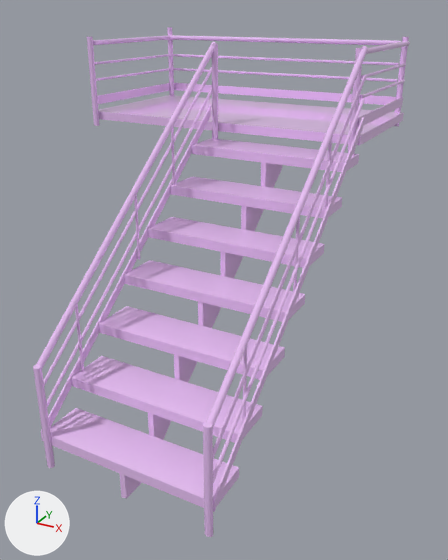
Before and after pictures for a commit that changed the FBX model Assets/1__3DArt/KimSe/Chpater_1/Ev_Company/5.exit/Ev_company_exit_stail001.fbx.
Both versions are drawn from a 50 mm lens placed at (2.06, -1.83, 2.19), pointed at (0.32, 1.35, 0.6). Arrows for +X, +Y and +Z are at lower left; the lights stay in place. Where no turn or scale is listed for an object, it has been applied to the vertices.

In view in the first picture: 'Ev_company_exit_stail001'.
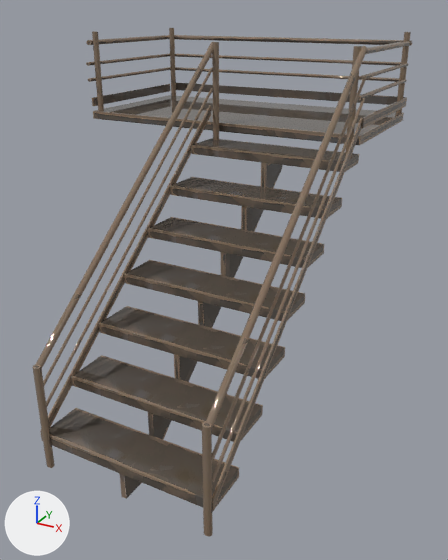
Boxes (x1, y1, x2, y2) around the edits, measured in the pictures (448 x 560 px; the box of a moved part takes in the faces that stretch with it):
'Ev_company_exit_stail001', surface changed, reshaped: before (33, 27, 410, 537); after (32, 28, 412, 537)
part 1 of me_mesh, moved or reshaped: before (174, 83, 396, 105); after (176, 83, 405, 105)
part 2 of me_mesh, moved or reshaped: before (97, 83, 170, 104); after (92, 84, 170, 106)
part 3 of me_mesh, added (brown): after (167, 35, 412, 46)
part 4 of me_mesh, moved or reshaped: before (87, 36, 100, 126); after (212, 42, 219, 140)
part 5 of me_mesh, moved or reshaped: before (394, 37, 409, 126); after (396, 32, 411, 113)
part 6 of me_mesh, moved or reshaped: before (171, 126, 175, 185); after (92, 31, 104, 111)
part 7 of me_mesh, added: after (358, 63, 409, 80)
part 8 of me_mesh, added: after (358, 79, 407, 100)
part 9 of me_mesh, added: after (86, 53, 170, 66)
part 10 of me_mesh, added: after (88, 67, 171, 82)
part 11 of me_mesh, added (brown): after (175, 54, 401, 66)
part 12 of me_mesh, added (brown): after (175, 67, 399, 82)
part 13 of me_mesh, deleted (purple): before (75, 54, 407, 424)
part 14 of me_mesh, moved or reshaped: before (36, 27, 403, 512); after (35, 28, 407, 511)
part 15 of me_mesh, surface changed: (33, 41, 410, 537) in both

The change, as a diff of the scene's bpy script:
```diff
--- a/Assets/1__3DArt/KimSe/Chpater_1/Ev_Company/5.exit/Ev_company_exit_stail001.fbx.py
+++ b/Assets/1__3DArt/KimSe/Chpater_1/Ev_Company/5.exit/Ev_company_exit_stail001.fbx.py
@@ mat_ev_company_stail @@
 mat_ev_company_stail = principled_material('Ev_company_stail')
-mat_ev_company_stail.base_color = (0.83, 0.544, 0.93)  # purple #ebc3f7
+mat_ev_company_stail.texture = img_ev_company_stail_bc_png
 mat_ev_company_stail.roughness = 0.0
@@ me_mesh @@
-me_mesh.from_pydata(...)  # 689 vertices, 767 faces; spans x -0.99..1.01, y -0.02..2.76, z 0.0..2.04
+me_mesh.from_pydata(...)  # 605 vertices, 695 faces; spans x -1.0..1.01, y -0.02..2.79, z 0.0..2.04
+# me_mesh part 1: the loose piece of 8 vertices spanning x -0.96..0.97, y 2.75..2.76, z 1.55..1.61 is moved by (0.03, 0.02, 0.0)
+# me_mesh part 2: the loose piece of 8 vertices spanning x -0.96..-0.95, y 1.73..2.73, z 1.55..1.61 is moved by (-0.02, 0.02, -0.01)
+# me_mesh part 3: a new loose piece, an 8-sided cylinder along x spanning x -0.99..0.995, y 2.747..2.79, z 1.95..1.983, in mat_ev_company_stail (picture img_ev_company_stail_bc_png)
+# me_mesh part 4: the loose piece of 17 vertices spanning x -0.96..-0.92, y 1.71..1.74, z 1.41..2.01 is moved by (0.99, 0.0, -0.01)
+# me_mesh part 5: the loose piece of 17 vertices spanning x 0.94..0.98, y 2.72..2.76, z 1.41..2.01 is scaled about its middle by (1, 1, 0.917), then moved by (0.01, 0.0, 0.05)
+# me_mesh part 6: the loose piece of 17 vertices spanning x 0.01..0.02, y 1.26..1.27, z 1.16..1.58 is scaled about its middle by (2.47, 2.47, 1.29), then moved by (-0.95, 0.52, 0.39)
+# me_mesh part 7: a new loose piece, an 8-sided cylinder along y spanning x 0.965..0.995, y 1.722..2.756, z 1.818..1.841, in mat_ev_company_stail (picture img_ev_company_stail_bc_png)
+# me_mesh part 8: a new loose piece, an 8-sided cylinder along y spanning x 0.965..0.995, y 1.722..2.756, z 1.711..1.734, in mat_ev_company_stail (picture img_ev_company_stail_bc_png)
+# me_mesh part 9: a new loose piece, an 8-sided cylinder along y spanning x -0.987..-0.957, y 1.722..2.756, z 1.818..1.841, in mat_ev_company_stail (picture img_ev_company_stail_bc_png)
+# me_mesh part 10: a new loose piece, an 8-sided cylinder along y spanning x -0.987..-0.957, y 1.722..2.756, z 1.711..1.734, in mat_ev_company_stail (picture img_ev_company_stail_bc_png)
+# me_mesh part 11: a new loose piece, an 8-sided cylinder along x spanning x -0.952..0.971, y 2.748..2.778, z 1.818..1.841, in mat_ev_company_stail (picture img_ev_company_stail_bc_png)
+# me_mesh part 12: a new loose piece, an 8-sided cylinder along x spanning x -0.952..0.971, y 2.748..2.778, z 1.711..1.734, in mat_ev_company_stail (picture img_ev_company_stail_bc_png)
+# me_mesh part 13: 11 loose pieces with 193 vertices, spanning x -0.96..1.0, y 0.32..2.75, z 0.4..1.84, are deleted
+# me_mesh part 14: 25 vertices moved from x -0.96..0.99, y -0.01..2.74, z 0.44..1.99 to x -1.0..0.99, y -0.01..2.74, z 0.44..1.99; 111 vertices removed from x -0.96..1.01, y -0.01..2.75, z 0.15..2.04; 76 vertices added at x -0.95..1.01, y -0.01..2.76, z 0.15..2.04
+# me_mesh part 15: 237 kept faces spanning x -1.0..1.0, y -0.02..2.75, z 0.0..2.0 get new texture (UV) coordinates
 me_mesh.materials.append(mat_ev_company_stail)
```
